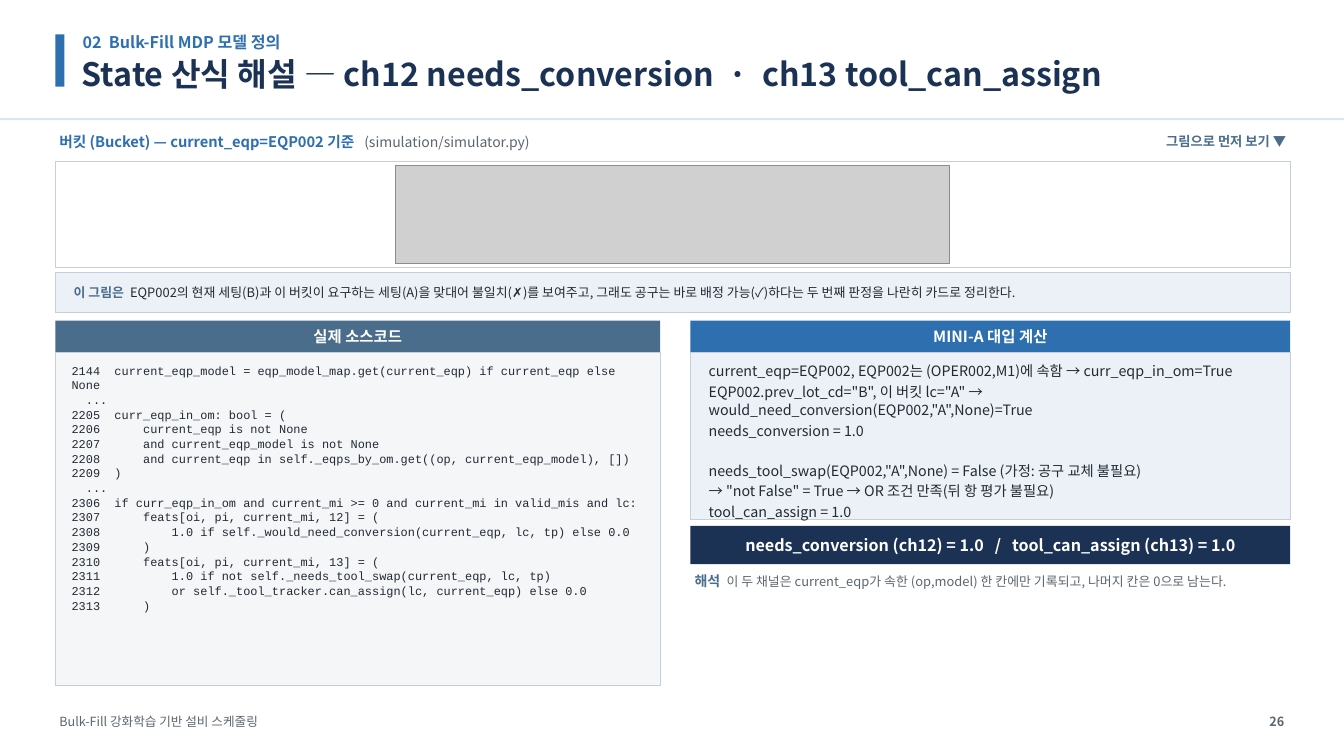
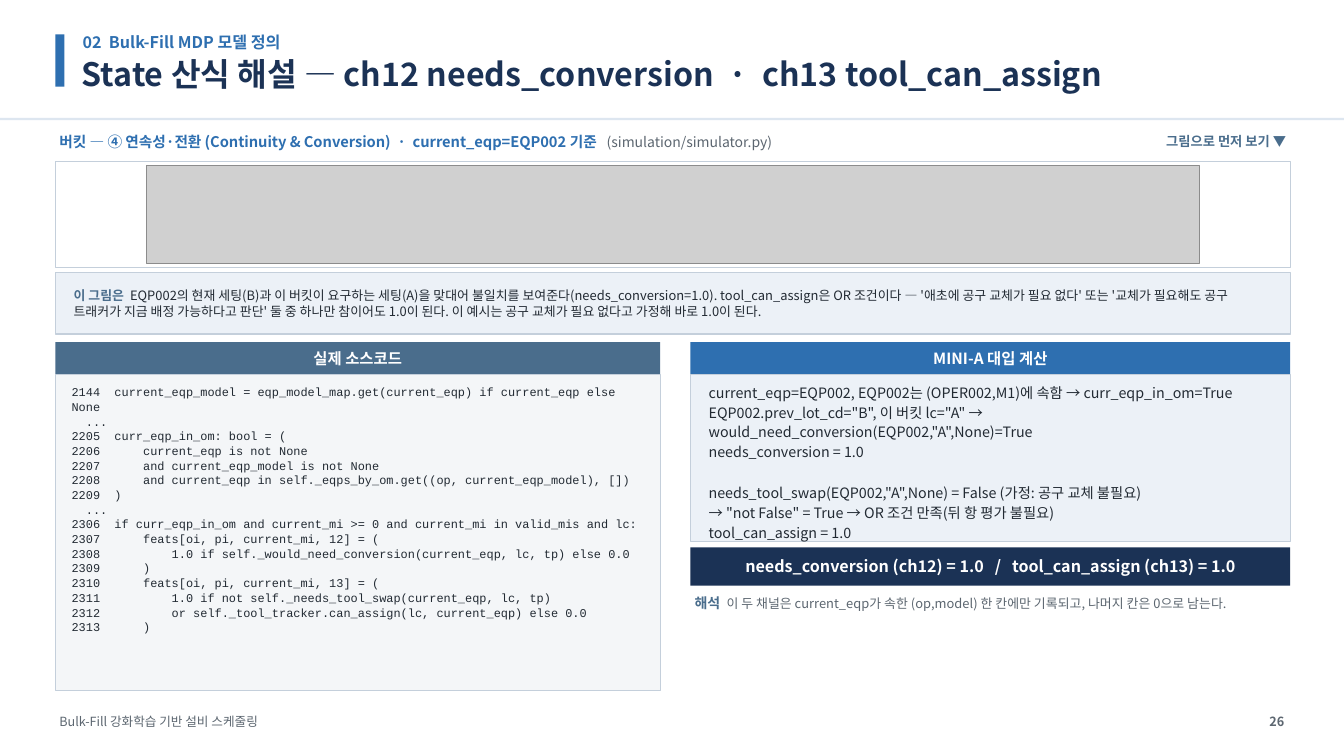
Before and after one commit to relighting123/pjt_scheduling, a slide deck: slide 26 of docs/BulkFill_스케줄링_발표자료.pptx. Drawn at 1344x756 pixels with LibreOffice and Linux fonts; fonts in the diff are those of the drawing; grey boxes stand for pictures. Boxes give left, top, right and bottom in pixels: in the first picture for what was removed or moved away, otherwise in the second. Text is boxed around its words. In the diff, an @@ line names an element or a change of style, - is before the commit and + after.

```diff
--- a/docs/BulkFill_스케줄링_발표자료.pptx
+++ b/docs/BulkFill_스케줄링_발표자료.pptx
@@ text at <box>59,134,772,151</box>: text changed @@
-버킷 (Bucket) — current_eqp=EQP002 기준 (simulation/simulator.py)
+버킷 — ④ 연속성·전환 (Continuity & Conversion) · current_eqp=EQP002 기준 (simulation/simulator.py)
@@ picture: place and size @@
-picture at <box>396,165,950,263</box>
+picture at <box>146,165,1199,263</box>
@@ rectangle: place and size @@
-rectangle at <box>55,272,1291,313</box>
+rectangle at <box>55,272,1291,334</box>
@@ text at <box>74,289,1228,317</box>: text changed @@
-이 그림은 EQP002의 현재 세팅(B)과 이 버킷이 요구하는 세팅(A)을 맞대어 불일치(✗)를 보여주고, 그래도 공구는 바로 배정 가능(✓)하다는 두 번째 판정을 나란히 카드로 정리한다.
+이 그림은 EQP002의 현재 세팅(B)과 이 버킷이 요구하는 세팅(A)을 맞대어 불일치를 보여준다(needs_conversion=1.0). tool_can_assign은 OR 조건이다 — '애초에 공구 교체가 필요 없다' 또는 '교체가 필요해도 공구 트래커가 지금 배정 가능하다고 판단' 둘 중 하나만 참이어도 1.0이 된다. 이 예시는 공구 교체가 필요 없다고 가정해 바로 1.0이 된다.
@@ rectangle: place and size @@
-rectangle at <box>55,353,660,686</box>
+rectangle at <box>55,374,660,691</box>
@@ text "2144 current_eqp_model = eqp_model_map.get(current_eqp) if ...": place and size @@
-text "2144 current_eqp_model = eqp_model_map.get(current_eqp) if ..." at <box>72,366,636,610</box>
+text "2144 current_eqp_model = eqp_model_map.get(current_eqp) if ..." at <box>72,388,636,631</box>
@@ 4 texts, 4 rectangles: place and size @@
-4 texts, 4 rectangles at <box>55,321,1291,565</box>
+4 texts, 4 rectangles at <box>55,342,1291,586</box>
@@ text "해석 이 두 채널은 current_eqp가 ...": place and size @@
-text "해석 이 두 채널은 current_eqp가 ..." at <box>695,574,1226,589</box>
+text "해석 이 두 채널은 current_eqp가 ..." at <box>695,596,1226,611</box>
```
Also in this commit, not shown: 17 other slides changed, 19 other files.
